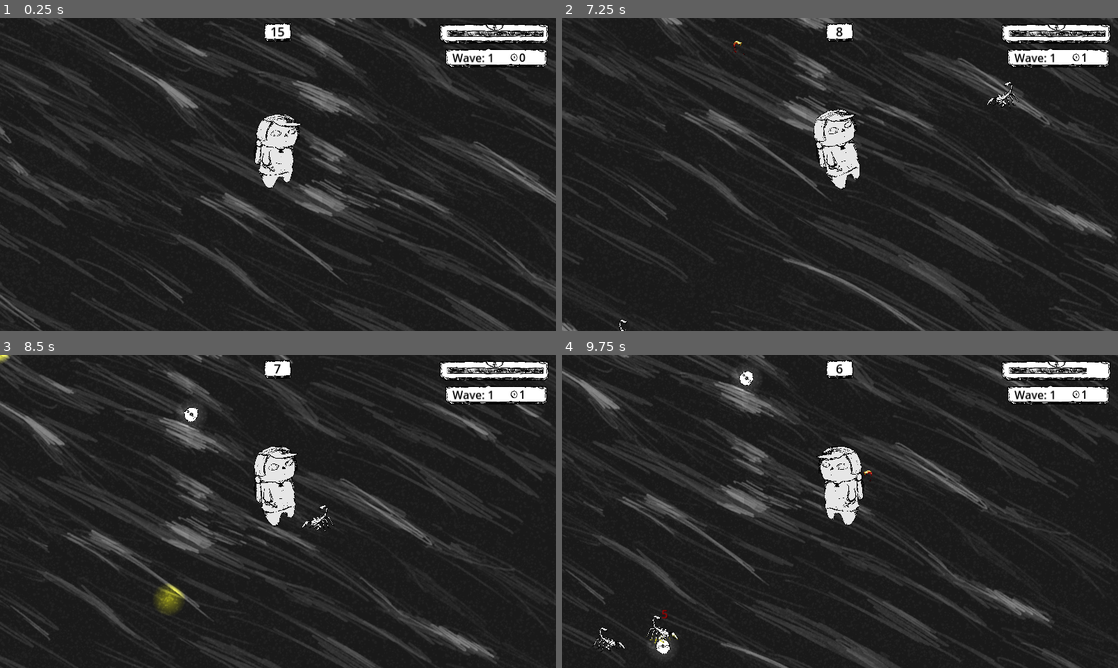
Above: before the commit, frames 1-4 (two rows, left to right).
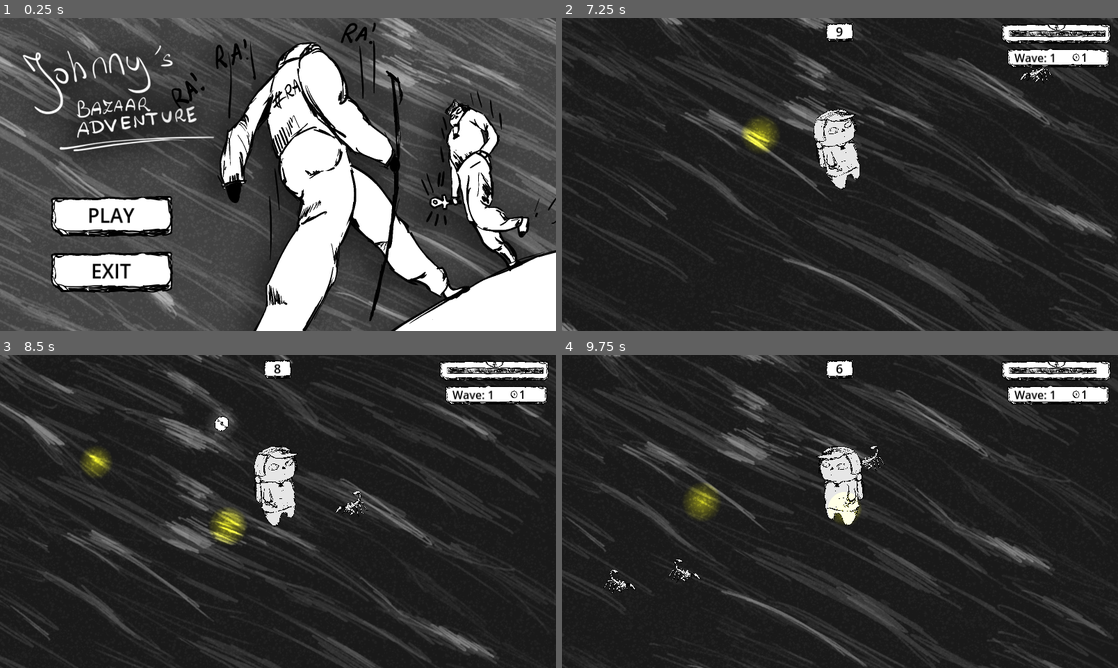
Above: after the commit, the same moments.

Repository: badzianga/johnnys-bazaar-adventure
Game: Godot game, scene res://Scenes/Menu/menu.tscn
Same seed, same stepped clock (60 frames per second), same inputs: the game is played once before the commit and once after it. Before the commit the project starts from res://Scenes/World/test_world.tscn.
Inputs (mouse positions are in pixels of both pictures, inside the frame that each line leads up to):
- Up to frame 1 (0.25 s): no input
- Up to frame 2 (7.25 s): click (673, 215) at 0.5 s, where only the run after the commit has a clickable "PLAY"; hold D (right) 1.28-2.03 s; tap Space (accept) every 0.75 s from 1.35 to 6.6 s; hold S (down) 2.03-2.78 s; hold D (right) 2.78-3.53 s; hold W (up) 3.53-4.28 s; hold A (left) 4.28-5.78 s; hold S (down) 5.78-6.53 s; hold D (right) from 6.53 s (still down)
- Up to frame 3 (8.5 s): release D (right) at 7.28 s; hold W (up) 7.28-8.03 s; tap Space (accept) at 7.35, 8.1 s; hold D (right) from 8.03 s (still down)
- Up to frame 4 (9.75 s): release D (right) at 8.78 s; hold S (down) 8.78-9.53 s; tap Space (accept) at 8.85, 9.6 s; hold A (left) from 9.53 s (still down)

The runs differ from the first frame. In frame 1, 80% of the frame differs, in the area x 0-100%, y 0-100%; in frame 2, 0.8%; in frame 3, 2.0%; in frame 4, 15%.

Commit message:
Demo finished

Diff:
--- /dev/null
+++ b/Scenes/Menu/menu.gd
@@ -0,0 +1,14 @@
+extends Control
+
+
+func _ready() -> void:
+	GameController.play_music("menu")
+
+
+func _on_play_button_pressed() -> void:
+	GameController.play_music("game")
+	GameController.back_to_world()
+
+
+func _on_exit_button_pressed() -> void:
+	get_tree().exit()
--- /dev/null
+++ b/Scenes/Menu/menu.tscn
@@ -0,0 +1,71 @@
+[gd_scene load_steps=4 format=3 uid="uid://gxcw0570w6e5"]
+
+[ext_resource type="Texture2D" uid="uid://c6v34568w8n56" path="res://Assets/HUD/menu.png" id="1_cuj3t"]
+[ext_resource type="Script" path="res://Scenes/Menu/menu.gd" id="1_ld45a"]
+[ext_resource type="Texture2D" uid="uid://vclams5rgvv3" path="res://Assets/HUD/nextwave.png" id="2_ucuuw"]
+
+[node name="Menu" type="Control"]
+layout_mode = 3
+anchors_preset = 15
+anchor_right = 1.0
+anchor_bottom = 1.0
+grow_horizontal = 2
+grow_vertical = 2
+script = ExtResource("1_ld45a")
+
+[node name="TextureRect" type="TextureRect" parent="."]
+layout_mode = 1
+anchors_preset = 15
+anchor_right = 1.0
+anchor_bottom = 1.0
+grow_horizontal = 2
+grow_vertical = 2
+texture = ExtResource("1_cuj3t")
+expand_mode = 1
+
+[node name="PlayButtonBackground" type="TextureRect" parent="."]
+layout_mode = 0
+offset_left = 144.0
+offset_top = 512.0
+offset_right = 509.0
+offset_bottom = 632.0
+texture = ExtResource("2_ucuuw")
+
+[node name="PlayButton" type="Button" parent="."]
+layout_mode = 0
+offset_left = 144.0
+offset_top = 512.0
+offset_right = 496.0
+offset_bottom = 624.0
+focus_mode = 0
+mouse_default_cursor_shape = 2
+theme_override_colors/font_color = Color(0, 0, 0, 1)
+theme_override_colors/font_hover_color = Color(0.133333, 0.133333, 0.133333, 1)
+theme_override_font_sizes/font_size = 56
+text = "PLAY"
+flat = true
+
+[node name="ExitButtonBackground" type="TextureRect" parent="."]
+layout_mode = 0
+offset_left = 144.0
+offset_top = 672.0
+offset_right = 509.0
+offset_bottom = 792.0
+texture = ExtResource("2_ucuuw")
+
+[node name="ExitButton" type="Button" parent="."]
+layout_mode = 0
+offset_left = 144.0
+offset_top = 672.0
+offset_right = 496.0
+offset_bottom = 784.0
+focus_mode = 0
+mouse_default_cursor_shape = 2
+theme_override_colors/font_color = Color(0, 0, 0, 1)
+theme_override_colors/font_hover_color = Color(0.133333, 0.133333, 0.133333, 1)
+theme_override_font_sizes/font_size = 56
+text = "EXIT"
+flat = true
+
+[connection signal="pressed" from="PlayButton" to="." method="_on_play_button_pressed"]
+[connection signal="pressed" from="ExitButton" to="." method="_on_exit_button_pressed"]
--- a/Scenes/World/test_world.tscn
+++ b/Scenes/World/test_world.tscn
@@ -8,7 +8,6 @@
 [ext_resource type="Script" path="res://Scenes/Misc/wave_info.gd" id="3_qgjlm"]
 [ext_resource type="PackedScene" uid="uid://dwc0fyvxk8ev" path="res://Scenes/Enemies/snake.tscn" id="4_n4gcb"]
 [ext_resource type="PackedScene" uid="uid://br3tdsrh84ugg" path="res://Scenes/Enemies/dog.tscn" id="5_c3ghc"]
-[ext_resource type="PackedScene" uid="uid://bqeftpt6velw6" path="res://Scenes/Enemies/mummy.tscn" id="6_4cn3h"]
 [ext_resource type="PackedScene" uid="uid://bubdrjydtjbiv" path="res://Scenes/Enemies/scorpio.tscn" id="7_ph8w4"]
 
 [sub_resource type="WorldBoundaryShape2D" id="WorldBoundaryShape2D_affgf"]
@@ -30,37 +29,77 @@
 amount = 2
 spawn_delay = 2
 
+[sub_resource type="Resource" id="Resource_sjwi6"]
+script = ExtResource("3_qgjlm")
+wave_number = 2
+enemy = ExtResource("7_ph8w4")
+spawn_chance = 1.0
+amount = 2
+spawn_delay = 2
+
 [sub_resource type="Resource" id="Resource_m14qh"]
 script = ExtResource("3_qgjlm")
 wave_number = 2
 enemy = ExtResource("4_n4gcb")
+spawn_chance = 0.8
+amount = 1
+spawn_delay = 3
+
+[sub_resource type="Resource" id="Resource_m70ro"]
+script = ExtResource("3_qgjlm")
+wave_number = 3
+enemy = ExtResource("7_ph8w4")
+spawn_chance = 0.6
+amount = 2
+spawn_delay = 0
+
+[sub_resource type="Resource" id="Resource_o0hlb"]
+script = ExtResource("3_qgjlm")
+wave_number = 3
+enemy = ExtResource("4_n4gcb")
 spawn_chance = 1.0
 amount = 2
+spawn_delay = 2
+
+[sub_resource type="Resource" id="Resource_1i7nj"]
+script = ExtResource("3_qgjlm")
+wave_number = 4
+enemy = ExtResource("7_ph8w4")
+spawn_chance = 0.2
+amount = 3
 spawn_delay = 1
 
-[sub_resource type="Resource" id="Resource_420y0"]
+[sub_resource type="Resource" id="Resource_i7uqt"]
 script = ExtResource("3_qgjlm")
-wave_number = 3
-enemy = ExtResource("5_c3ghc")
-spawn_chance = 1.0
+wave_number = 4
+enemy = ExtResource("4_n4gcb")
+spawn_chance = 0.8
 amount = 2
-spawn_delay = 1
+spawn_delay = 0
 
-[sub_resource type="Resource" id="Resource_o6v00"]
+[sub_resource type="Resource" id="Resource_875ey"]
 script = ExtResource("3_qgjlm")
 wave_number = 4
 enemy = ExtResource("5_c3ghc")
+spawn_chance = 0.2
+amount = 1
+spawn_delay = 3
+
+[sub_resource type="Resource" id="Resource_kdwh5"]
+script = ExtResource("3_qgjlm")
+wave_number = 5
+enemy = ExtResource("7_ph8w4")
+spawn_chance = 1.0
+amount = 4
+spawn_delay = 0
+
+[sub_resource type="Resource" id="Resource_np5el"]
+script = ExtResource("3_qgjlm")
+wave_number = 5
+enemy = ExtResource("4_n4gcb")
 spawn_chance = 1.0
 amount = 3
 spawn_delay = 1
-
-[sub_resource type="Resource" id="Resource_1rxif"]
-script = ExtResource("3_qgjlm")
-wave_number = 4
-enemy = ExtResource("6_4cn3h")
-spawn_chance = 0.4
-amount = 1
-spawn_delay = 2
 
 [node name="TestWorld" type="Node2D"]
 y_sort_enabled = true
@@ -95,7 +134,7 @@
 shape = SubResource("WorldBoundaryShape2D_wbn7u")
 
 [node name="EnemySpawner" parent="." instance=ExtResource("1_cty63")]
-waves = Array[ExtResource("3_qgjlm")]([SubResource("Resource_ebqoo"), SubResource("Resource_m14qh"), SubResource("Resource_420y0"), SubResource("Resource_o6v00"), SubResource("Resource_1rxif")])
+waves = Array[ExtResource("3_qgjlm")]([SubResource("Resource_ebqoo"), SubResource("Resource_sjwi6"), SubResource("Resource_m14qh"), SubResource("Resource_m70ro"), SubResource("Resource_o0hlb"), SubResource("Resource_1i7nj"), SubResource("Resource_i7uqt"), SubResource("Resource_875ey"), SubResource("Resource_kdwh5"), SubResource("Resource_np5el")])
 
 [node name="Player" parent="." instance=ExtResource("2_3cp8h")]
 position = Vector2(1250, 1250)
--- a/Singletons/game_controller.gd
+++ b/Singletons/game_controller.gd
@@ -1,7 +1,11 @@
 extends Node
 
 
-const WAVE_TIMES: Array[int] = [0, 15, 20, 35, 40, 50]
+const WAVE_TIMES: Array[int] = [0, 15, 20, 30, 30, 45]
+const music_streams := {
+	&"menu": preload("res://Assets/Music/egypt.wav"),
+	&"game": preload("res://Assets/Music/camel.mp3"),
+}
 const BazaarScene := preload("res://Scenes/Bazaar/bazaar.tscn")
 const WorldScene := preload("res://Scenes/World/test_world.tscn")
 const ResultScreenScene := preload("res://Scenes/ResultScreen/result_screen.tscn")
@@ -18,9 +22,12 @@
 
 
 func _ready() -> void:
-	Hud.set_wave(current_wave)
 	randomize()
-	_reset_timer()
+
+
+func play_music(title: StringName) -> void:
+	music_player.stream = music_streams[title]
+	music_player.play()
 
 
 func _process(_delta: float) -> void:
@@ -120,6 +127,7 @@
 func reset_game() -> void:
 	current_wave = 1
 	coins = 0
+	coins_left = 0
 	player = null
 	purchased_upgrades.clear()
 	purchased_upgrades.append("")
@@ -136,6 +144,7 @@
 	current_wave += 1
 	if current_wave >= len(WAVE_TIMES):
 		go_to_result_screen()
+		return
 	# go to bazaar
 	coins = player.coins
 	Hud.visible = false
--- a/Singletons/game_controller.tscn
+++ b/Singletons/game_controller.tscn
@@ -1,7 +1,6 @@
-[gd_scene load_steps=3 format=3 uid="uid://baultc3pgkuar"]
+[gd_scene load_steps=2 format=3 uid="uid://baultc3pgkuar"]
 
 [ext_resource type="Script" path="res://Singletons/game_controller.gd" id="1_kwwop"]
-[ext_resource type="AudioStream" uid="uid://bb3g8xw1smm1v" path="res://Assets/Music/camel.mp3" id="2_n1v74"]
 
 [node name="GameController" type="Node"]
 script = ExtResource("1_kwwop")
@@ -10,9 +9,7 @@
 one_shot = true
 
 [node name="MusicPlayer" type="AudioStreamPlayer" parent="."]
-stream = ExtResource("2_n1v74")
 volume_db = -20.0
-autoplay = true
 bus = &"Music"
 
 [connection signal="timeout" from="Timer" to="." method="_on_timer_timeout"]
--- a/Singletons/hud.gd
+++ b/Singletons/hud.gd
@@ -5,6 +5,10 @@
 @onready var time_label := $Control/TimeLabel
 @onready var wave_label := $Control/WaveLabel
 @onready var coins_label := $Control/CoinsLabel
+
+
+func _ready() -> void:
+	visible = false
 
 
 func set_health(health: int) -> void:
--- a/Singletons/upgrades.gd
+++ b/Singletons/upgrades.gd
@@ -5,7 +5,7 @@
 	{
 		"Name": "Djed",
 		"Description": "Spawns a pillar which shoots a projectile dealing 5 damage every 1.6 seconds.",
-		"Price": 10,
+		"Price": 6,
 		"Icon": "djed.png",
 		"Requirement": "",
 		"Id": 0,
@@ -13,7 +13,7 @@
 	{
 		"Name": "Extra Djed I",
 		"Description": "Spawns an extra Djed.",
-		"Price": 20,
+		"Price": 12,
 		"Icon": "djed.png",
 		"Requirement": "Djed",
 		"Id": 1,
@@ -21,7 +21,7 @@
 	{
 		"Name": "Extra Djed II",
 		"Description": "Spawns an extra Djed.",
-		"Price": 40,
+		"Price": 28,
 		"Icon": "djed.png",
 		"Requirement": "Extra Djed I",
 		"Id": 2,
@@ -29,7 +29,7 @@
 	{
 		"Name": "Djed Upgrade I",
 		"Description": "Increases Djed damage by 5. Decreases Djed cooldown by 8%.",
-		"Price": 15,
+		"Price": 10,
 		"Icon": "djed.png",
 		"Requirement": "Djed",
 		"Id": 3,
@@ -37,7 +37,7 @@
 	{
 		"Name": "Djed Upgrade II",
 		"Description": "Increases Djed damage by 10 and Djed bullet penetration by 1. Djed shoots an extra bullet.",
-		"Price": 25,
+		"Price": 18,
 		"Icon": "djed.png",
 		"Requirement": "Djed Upgrade I",
 		"Id": 4,
@@ -45,7 +45,7 @@
 	{
 		"Name": "Djed Upgrade III",
 		"Description": "Increases Djed bullet penetration by 1 and damage by 10%. Decreases Djed cooldown by 8%.",
-		"Price": 40,
+		"Price": 32,
 		"Icon": "djed.png",
 		"Requirement": "Djed Upgrade II",
 		"Id": 5,
@@ -53,7 +53,7 @@
 	{
 		"Name": "Scroll of Ra - damage I",
 		"Description": "Increases damage by 5.",
-		"Price": 5,
+		"Price": 3,
 		"Icon": "ra_scroll.png",
 		"Requirement": "",
 		"Id": 6,
@@ -61,7 +61,7 @@
 	{
 		"Name": "Scroll of Ra - damage II",
 		"Description": "Increases damage by 10.",
-		"Price": 15,
+		"Price": 10,
 		"Icon": "ra_scroll.png",
 		"Requirement": "Scroll of Ra - damage I",
 		"Id": 7,
@@ -69,7 +69,7 @@
 	{
 		"Name": "Scroll of Ra - damage III",
 		"Description": "Increases damage by 10.",
-		"Price": 30,
+		"Price": 18,
 		"Icon": "ra_scroll.png",
 		"Requirement": "Scroll of Ra - damage II",
 		"Id": 8,
@@ -85,7 +85,7 @@
 	{
 		"Name": "Scroll of Ra - cooldown II",
 		"Description": "Reduces cooldown by 0.1 second.",
-		"Price": 10,
+		"Price": 12,
 		"Icon": "ra_scroll.png",
 		"Requirement": "Scroll of Ra - cooldown I",
 		"Id": 10,
@@ -101,15 +101,15 @@
 	{
 		"Name": "Scroll of Ra - orb upgrade I",
 		"Description": "Shoots and extra light orb. Light orbs penetrate 1 more enemy.",
-		"Price": 10,
+		"Price": 8,
 		"Icon": "ra_scroll.png",
 		"Requirement": "",
 		"Id": 12,
 	},
 	{
 		"Name": "Scroll of Ra - orb upgrade II",
-		"Description": "SShoots and extra light orb. Light orbs penetrate 1 more enemy.",
-		"Price": 25,
+		"Description": "Shoots and extra light orb. Light orbs penetrate 1 more enemy.",
+		"Price": 20,
 		"Icon": "ra_scroll.png",
 		"Requirement": "Scroll of Ra - orb upgrade I",
 		"Id": 13,
@@ -141,7 +141,7 @@
 	{
 		"Name": "Hathor Symbol I",
 		"Description": "Increases all damage by 8% and all bullet speed by 15%. Reduces all cooldown by 8%.",
-		"Price": 15,
+		"Price": 7,
 		"Icon": "hathor.png",
 		"Requirement": "",
 		"Id": 17,
@@ -149,7 +149,7 @@
 	{
 		"Name": "Hathor Symbol II",
 		"Description": "Increases all damage by 8% and all bullet speed by 15%. Reduces all cooldown by 8%.",
-		"Price": 28,
+		"Price": 20,
 		"Icon": "hathor.png",
 		"Requirement": "Hathor Symbol I",
 		"Id": 18,
--- a/project.godot
+++ b/project.godot
@@ -10,8 +10,8 @@
 
 [application]
 
-config/name="gRa"
-run/main_scene="res://Scenes/World/test_world.tscn"
+config/name="Johnny's Bazaar Adventure"
+run/main_scene="res://Scenes/Menu/menu.tscn"
 config/features=PackedStringArray("4.1", "GL Compatibility")
 config/icon="res://icon.svg"
 
Binary file added: Assets/HUD/menu.png
Not shown, added: Assets/HUD/menu.png.import
Not shown: 1 places in Scenes/World/test_world.tscn that only renumber resources
